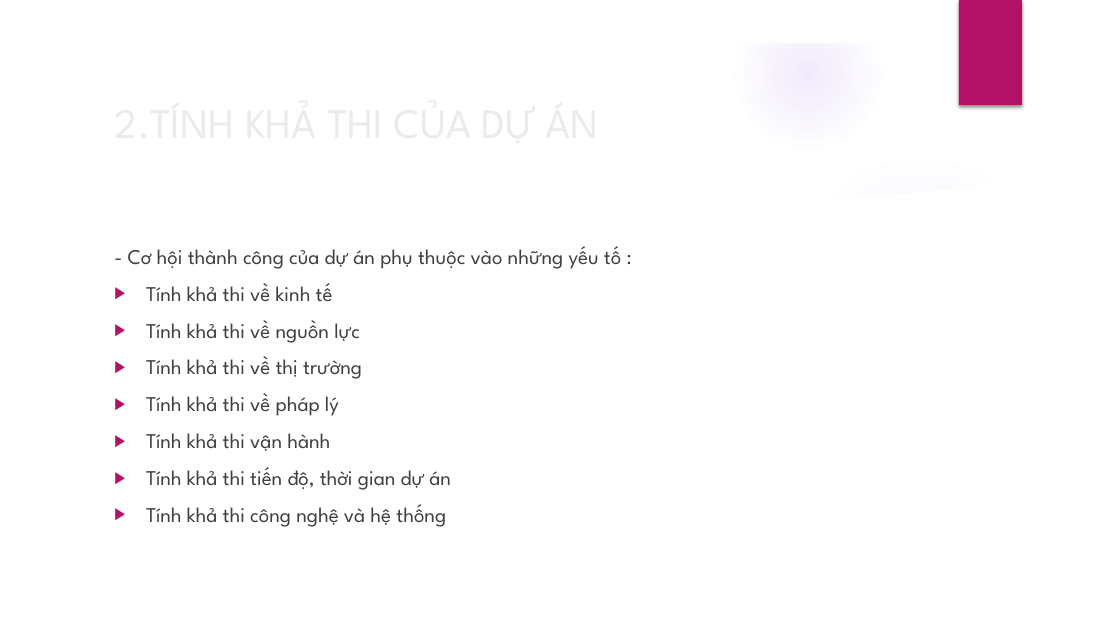
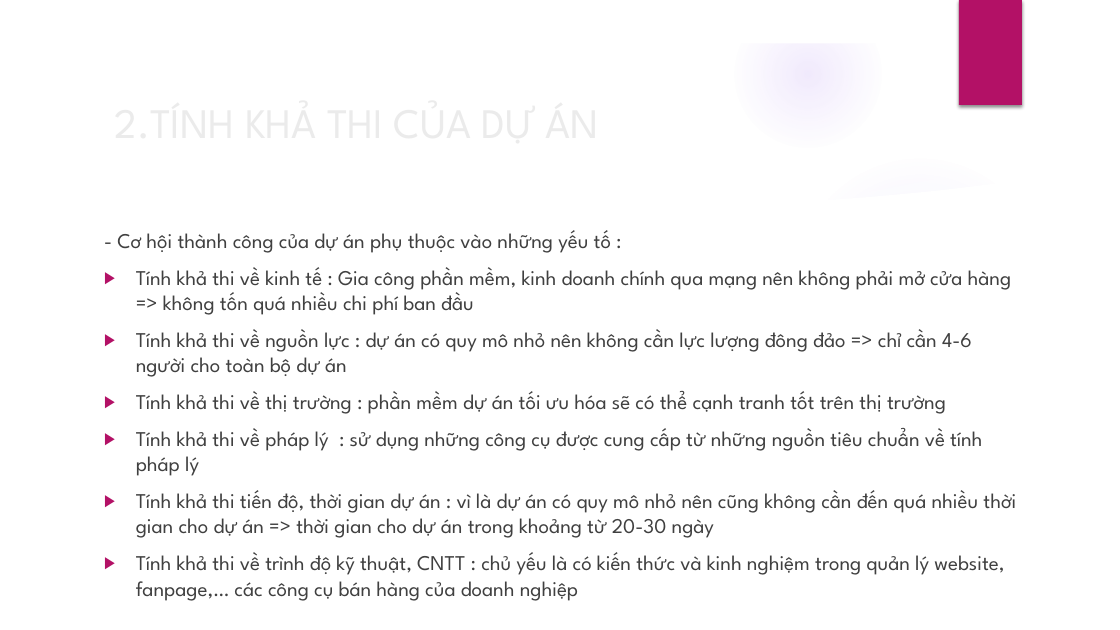
Before and after one commit to sondc/SWM_Project, a slide deck: slide 6 of Document/Slide_Project.pptx (slide 7 before the commit). Drawn at 1120x630 pixels with LibreOffice and Linux fonts; fonts in the diff are those of the drawing; background and template pictures are left out. Boxes give left, top, right and bottom in pixels: in the first picture for what was removed or moved away, otherwise in the second. Text is boxed around its words. In the diff, an @@ line names an element or a change of style, - is before the commit and + after.

```diff
--- a/Document/Slide_Project.pptx
+++ b/Document/Slide_Project.pptx
@@ text "- Cơ hội thành công ...": place and size @@
-text "- Cơ hội thành công ..." at [128, 246, 621, 527]
+text "- Cơ hội thành công ..." at [117, 230, 1016, 601]
@@ text at [136, 267, 1016, 601]: text changed @@
-▶ Tính khả thi về kinh tế
-▶ Tính khả thi về nguồn lực
-▶ Tính khả thi về thị trường
-▶ Tính khả thi về pháp lý
-▶ Tính khả thi vận hành
-▶ Tính khả thi tiến độ, thời gian dự án
-▶ Tính khả thi công nghệ và hệ thống
+▶ Tính khả thi về kinh tế : Gia công phần mềm, kinh doanh chính qua mạng nên không phải mở cửa hàng => không tốn quá nhiều chi phí ban đầu
+▶ Tính khả thi về nguồn lực : dự án có quy mô nhỏ nên không cần lực lượng đông đảo => chỉ cần 4-6 người cho toàn bộ dự án
+▶ Tính khả thi về thị trường : phần mềm dự án tối ưu hóa sẽ có thể cạnh tranh tốt trên thị trường
+▶ Tính khả thi về pháp lý : sử dụng những công cụ được cung cấp từ những nguồn tiêu chuẩn về tính pháp lý
+▶ Tính khả thi tiến độ, thời gian dự án : vì là dự án có quy mô nhỏ nên cũng không cần đến quá nhiều thời gian cho dự án => thời gian cho dự án trong khoảng từ 20-30 ngày
+▶ Tính khả thi về trình độ kỹ thuật, CNTT : chủ yếu là có kiến thức và kinh nghiệm trong quản lý website, fanpage,… các công cụ bán hàng của doanh nghiệp
```
Also in this commit, not shown: 3 other slides changed, 1 slide added, 2 slides removed.
